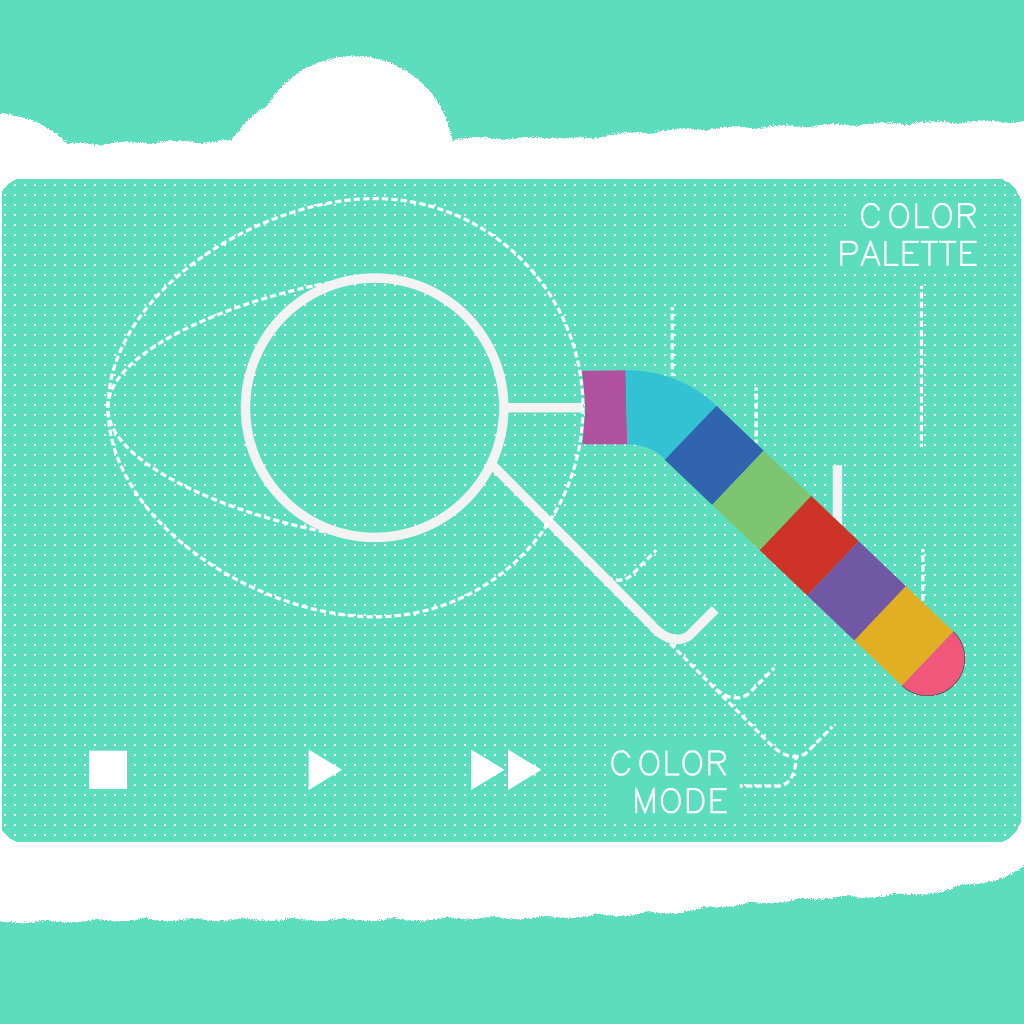
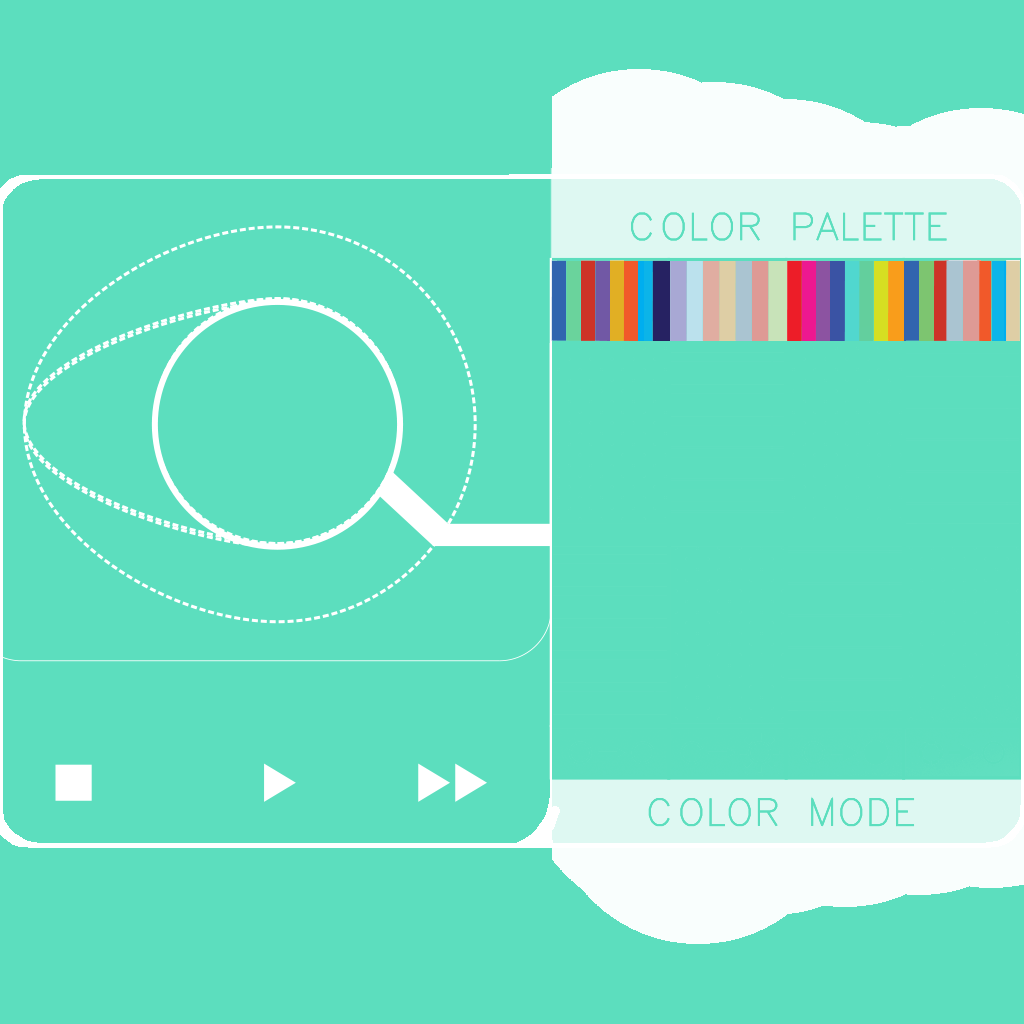
Layered file, before and after one edit (1024x1024). Changes by layer:
hid "ColorSwatches" over [582, 370, 965, 696]
hid "Vector Smart Object" over [921, 549, 925, 607]
hid "Lines" over [89, 197, 923, 790]
added layer "JustBorder" above "Layer 4" over [0, 175, 1024, 848]
added layer "Layer 4" above "Justtext" over [0, 174, 1024, 847]
added layer "Justtext" above "FillText" over [519, 69, 1024, 944]
added layer "SurfaceButtons copy" above "SurfaceButtons" over [0, 160, 1021, 847]
hid "Dots copy" over [0, 55, 1024, 924]
hid "Text" over [611, 203, 977, 814]
